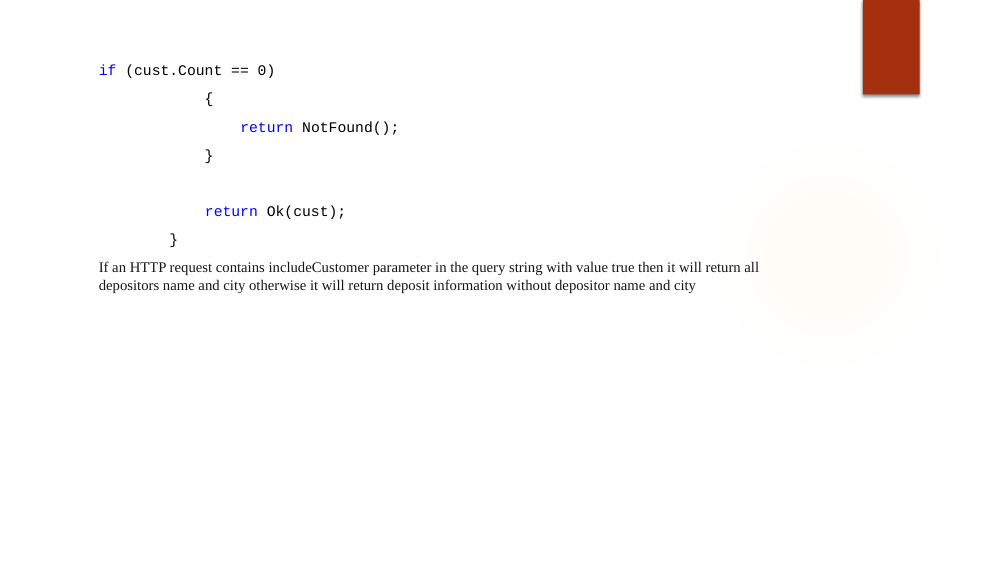
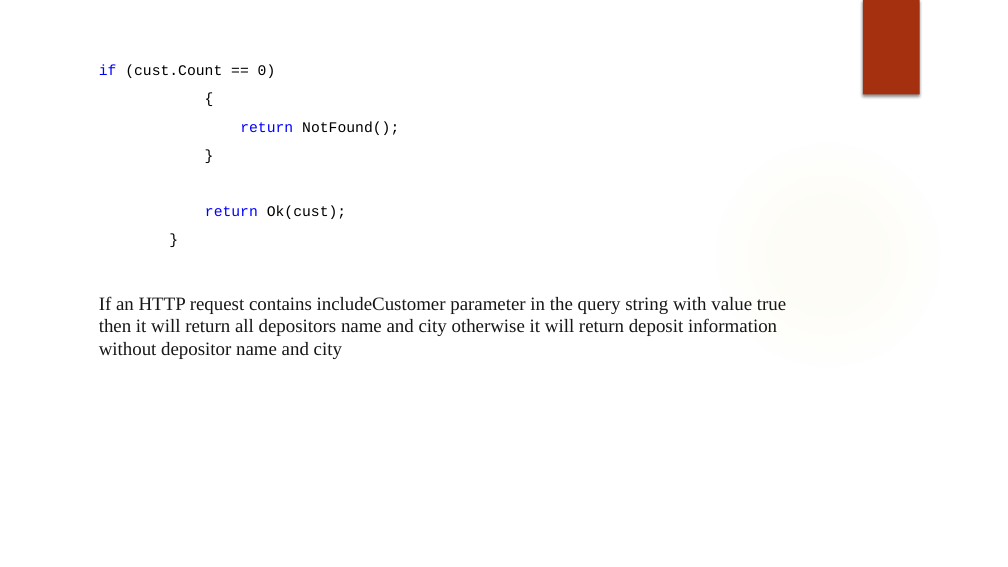
Before and after one commit to rx-training/Training-Jan-2021, a slide deck: slide 11 of Modules/C#/Day14/Disha-Shah/Assignment/Net Core Web API.pptx (slide 10 before the commit). Drawn at 1008x567 pixels with LibreOffice and Linux fonts; fonts in the diff are those of the drawing; background and template pictures are left out. Boxes give left, top, right and bottom in pixels: in the first picture for what was removed or moved away, otherwise in the second. Text is boxed around its words. In the diff, an @@ line names an element or a change of style, - is before the commit and + after.

```diff
--- a/Modules/C#/Day14/Disha-Shah/Assignment/Net Core Web API.pptx
+++ b/Modules/C#/Day14/Disha-Shah/Assignment/Net Core Web API.pptx
@@ text at (x1=99, y1=296, x2=786, y2=359): size 14 to 18 pt in "If an HTTP request contains includeCustomer parameter ..." @@
```
Also in this commit, not shown: 5 other slides changed, 3 slides added, 8 other files.
